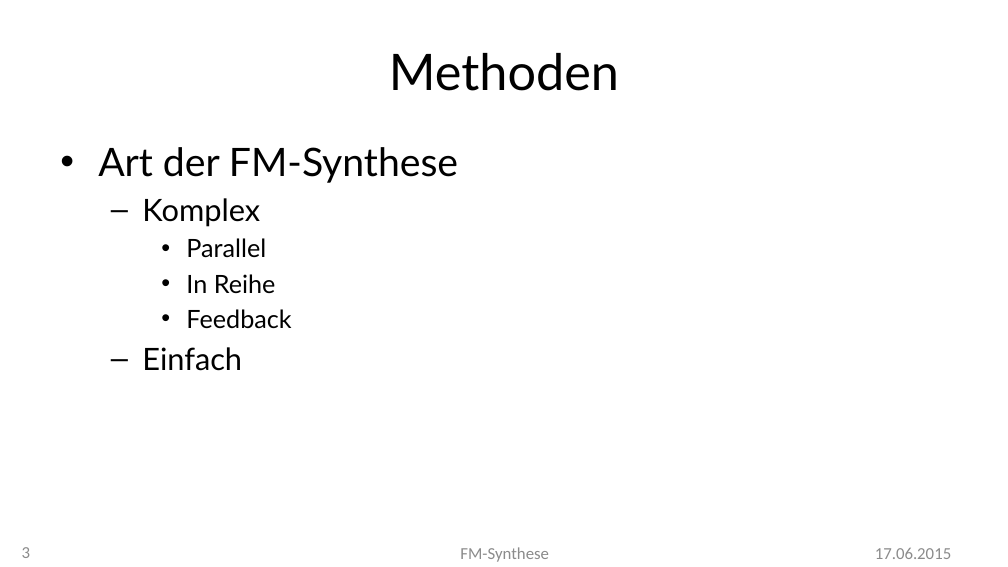
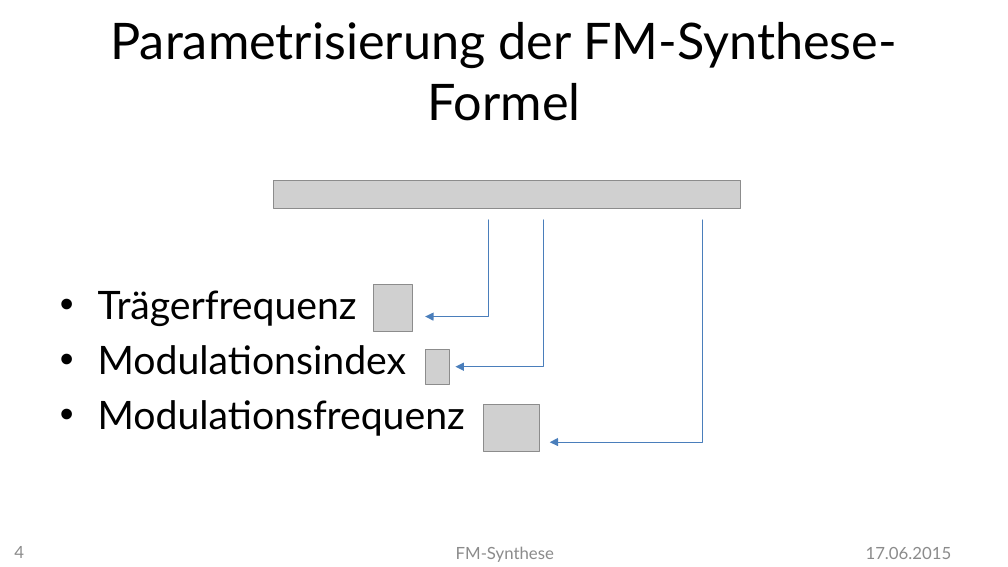
Before and after one commit to MBulli/VSeminar, a slide deck: slide 4 of Praesentation/FMSynthese-Gary.pptx (slide 3 before the commit). Drawn at 1008x567 pixels with LibreOffice and Linux fonts; fonts in the diff are those of the drawing; grey boxes stand for pictures; background and template pictures are left out. Boxes give left, top, right and bottom in pixels: in the first picture for what was removed or moved away, otherwise in the second. Text is boxed around its words. In the diff, an @@ line names an element or a change of style, - is before the commit and + after.

```diff
--- a/Praesentation/FMSynthese-Gary.pptx
+++ b/Praesentation/FMSynthese-Gary.pptx
@@ title at bbox=[111, 22, 898, 121]: text changed; text colour #2A2A2A to #000000 @@
-Methoden
+Parametrisierung der FM-Synthese-Formel
@@ picture added at bbox=[273, 180, 741, 209] @@
@@ elbow arrow added from (488, 220) to (425, 317), #4B7EBC 0.75 pt @@
@@ elbow arrow added from (543, 220) to (456, 367), #4B7EBC 0.75 pt @@
@@ elbow arrow added from (703, 220) to (549, 443), #4B7EBC 0.75 pt @@
@@ text at bbox=[98, 290, 465, 436]: text changed; size 18 to 28 pt; text colour #2A2A2A to #000000 @@
-• Art der FM-Synthese
-  – Komplex
-    • Parallel
-    • In Reihe
-    • Feedback
-  – Einfach
+• Trägerfrequenz
+• Modulationsindex
+• Modulationsfrequenz
@@ picture added at bbox=[373, 285, 413, 332] @@
@@ picture added at bbox=[425, 350, 450, 385] @@
@@ picture added at bbox=[483, 404, 539, 451] @@
@@ text "FM-Synthese" at bbox=[456, 546, 554, 562]: font Calibri to Lato, text colour #8E8E8E to #8C8C8C @@
@@ text "17.06.2015" at bbox=[866, 547, 952, 559]: font Calibri to Lato, text colour #8E8E8E to #8C8C8C @@
@@ page number at bbox=[14, 546, 24, 558]: text changed; font Calibri to Lato; text colour #8E8E8E to #8C8C8C @@
-3
+4
```
Also in this commit, not shown: 5 other slides changed, 15 slides added, 9 other files.
